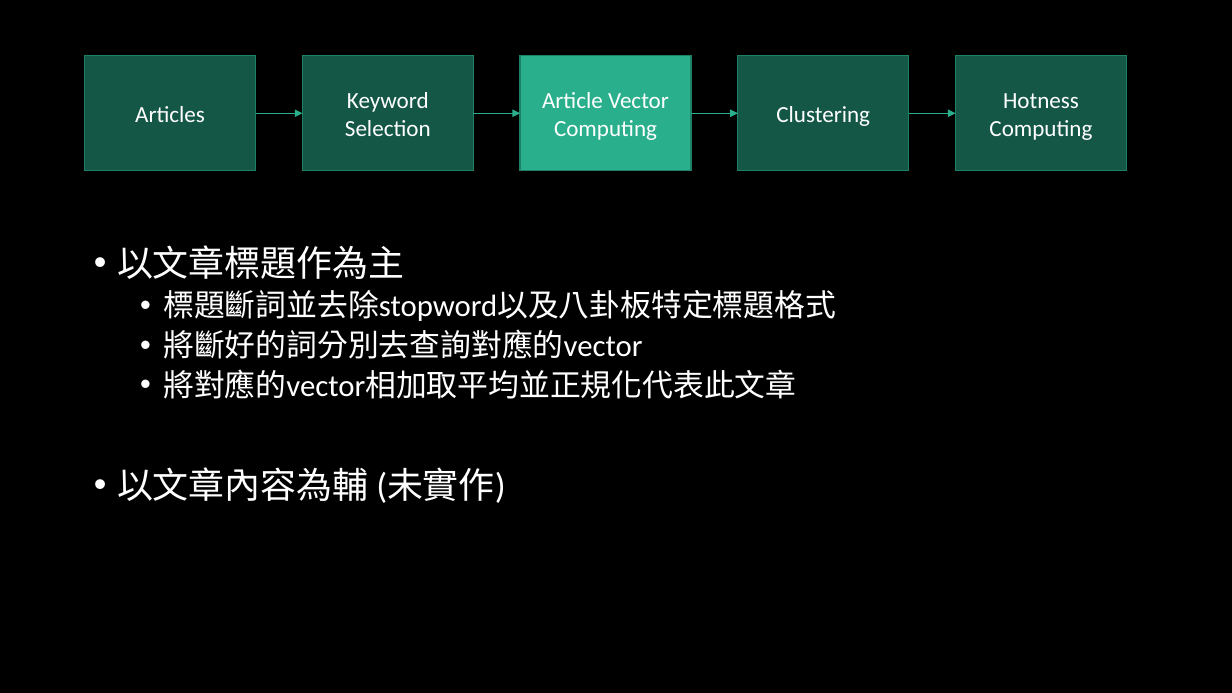
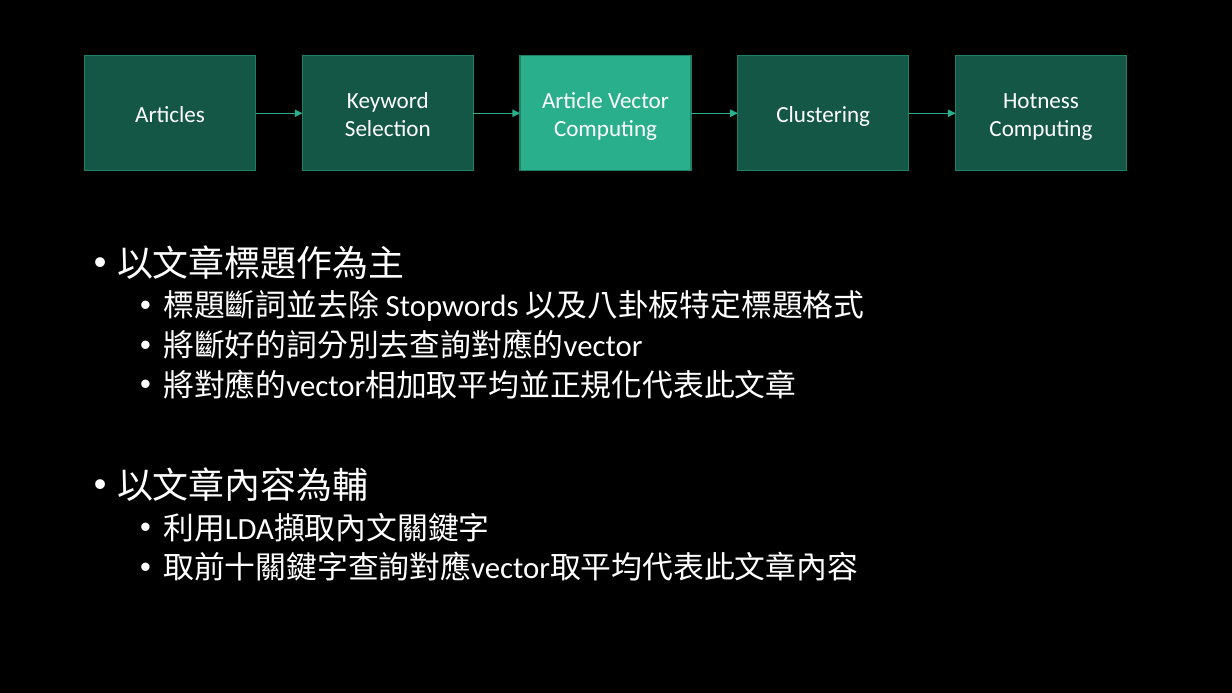
Before and after one commit to ZhongTing/HotTopicDetection, a slide deck: slide 13 of Hot-Topic-Detection.pptx. Drawn at 1232x693 pixels with LibreOffice and Linux fonts; fonts in the diff are those of the drawing. Boxes give left, top, right and bottom in pixels: in the first picture for what was removed or moved away, otherwise in the second. Text is boxed around its words. In the diff, an @@ line names an element or a change of style, - is before the commit and + after.

```diff
--- a/Hot-Topic-Detection.pptx
+++ b/Hot-Topic-Detection.pptx
@@ text at [163,290,865,321]: text changed @@
-  • 標題斷詞並去除stopword以及八卦板特定標題格式
+  • 標題斷詞並去除 Stopwords 以及八卦板特定標題格式
@@ text at [117,467,858,581]: text changed; size 28 to 24 pt @@
-• 以文章內容為輔 (未實作)
+• 以文章內容為輔
+  • 利用LDA擷取內文關鍵字
+  • 取前十關鍵字查詢對應vector取平均代表此文章內容
```
Also in this commit, not shown: 8 other slides changed, 19 slides added, 3 other files.
